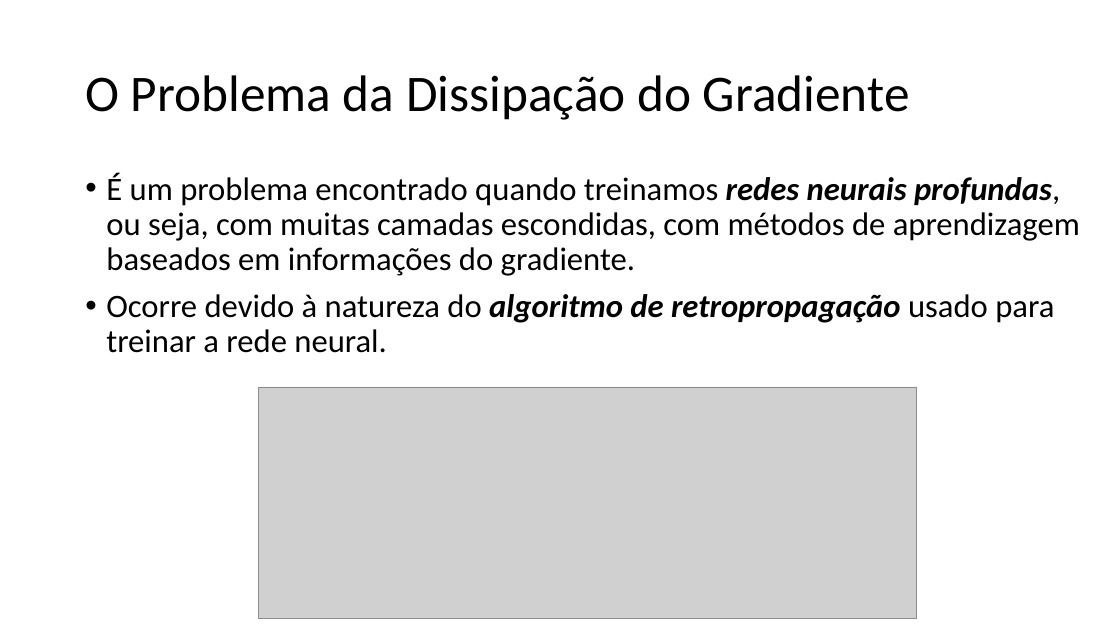
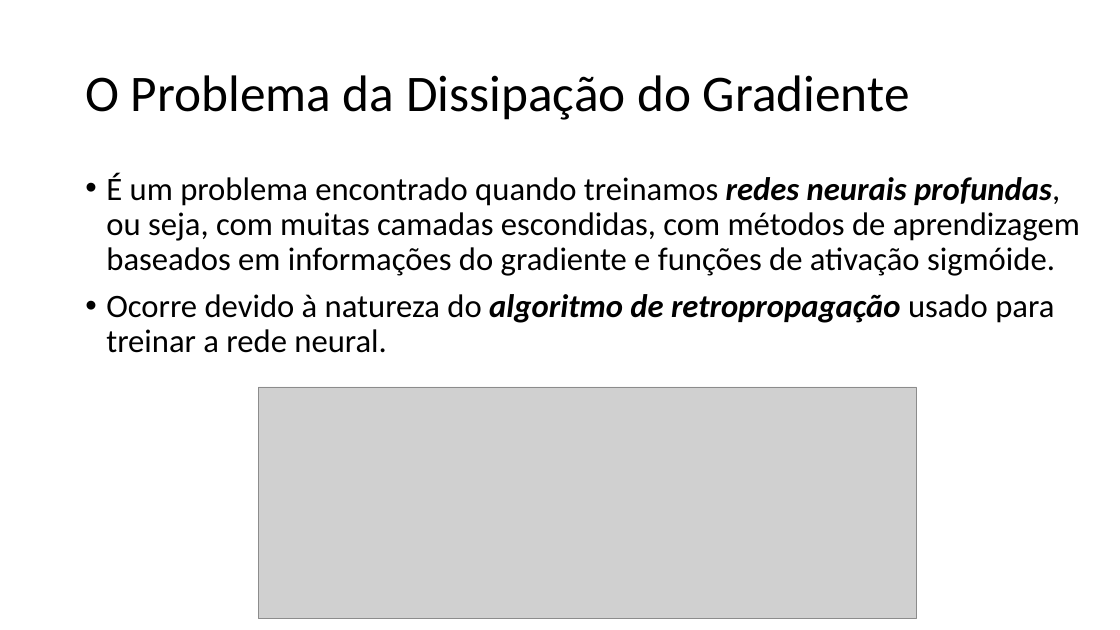
Before and after one commit to zz4fap/t320_aprendizado_de_maquina, a slide deck: slide 10 of slides/T320_Redes_Neurais_Artificiais (Parte II).pptx. Drawn at 1120x630 pixels with LibreOffice and Linux fonts; fonts in the diff are those of the drawing; grey boxes stand for pictures. Boxes give left, top, right and bottom in pixels: in the first picture for what was removed or moved away, otherwise in the second. Text is boxed around its words. In the diff, an @@ line names an element or a change of style, - is before the commit and + after.

```diff
--- a/slides/T320_Redes_Neurais_Artificiais (Parte II).pptx
+++ b/slides/T320_Redes_Neurais_Artificiais (Parte II).pptx
@@ text at <box>106,173,1080,276</box>: text changed @@
-• É um problema encontrado quando treinamos redes neurais profundas, ou seja, com muitas camadas escondidas, com métodos de aprendizagem baseados em informações do gradiente.
+• É um problema encontrado quando treinamos redes neurais profundas, ou seja, com muitas camadas escondidas, com métodos de aprendizagem baseados em informações do gradiente e funções de ativação sigmóide.
```
Also in this commit, not shown: 6 other slides changed, 3 other files.
